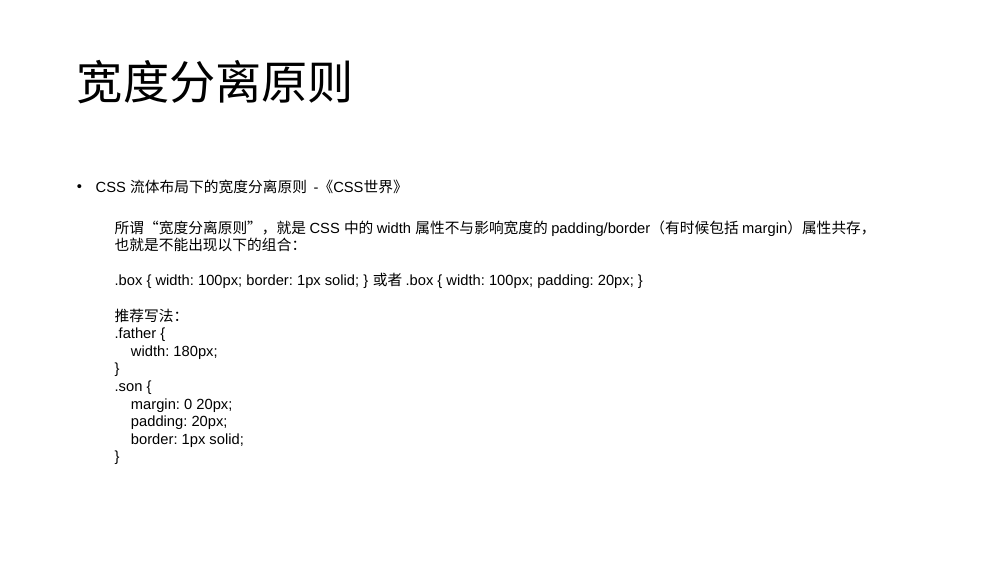
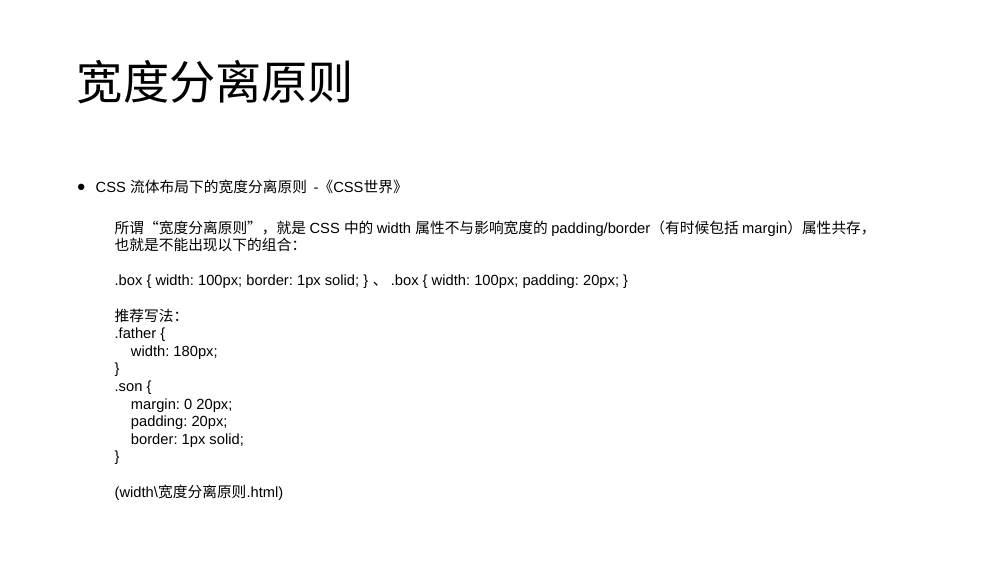
Before and after one commit to FBmm/Frontend-blog, a slide deck: slide 19 of CSS/css分享/css分享 - 常见CSS布局最佳实践.pptx (slide 12 before the commit). Drawn at 1008x567 pixels with LibreOffice and Linux fonts; fonts in the diff are those of the drawing. Boxes give left, top, right and bottom in pixels: in the first picture for what was removed or moved away, otherwise in the second. Text is boxed around its words. In the diff, an @@ line names an element or a change of style, - is before the commit and + after.

```diff
--- a/CSS/css分享/css分享 - 常见CSS布局最佳实践.pptx
+++ b/CSS/css分享/css分享 - 常见CSS布局最佳实践.pptx
@@ text at <box>115,274,619,288</box>: text changed @@
-  .box { width: 100px; border: 1px solid; } 或者 .box { width: 100px; padding: 20px; }
+  .box { width: 100px; border: 1px solid; } 、 .box { width: 100px; padding: 20px; }
@@ text at <box>115,485,284,500</box>: paragraph added @@
+  (width\宽度分离原则.html)
```
Also in this commit, not shown: 11 other slides changed, 8 slides added, 16 other files.
